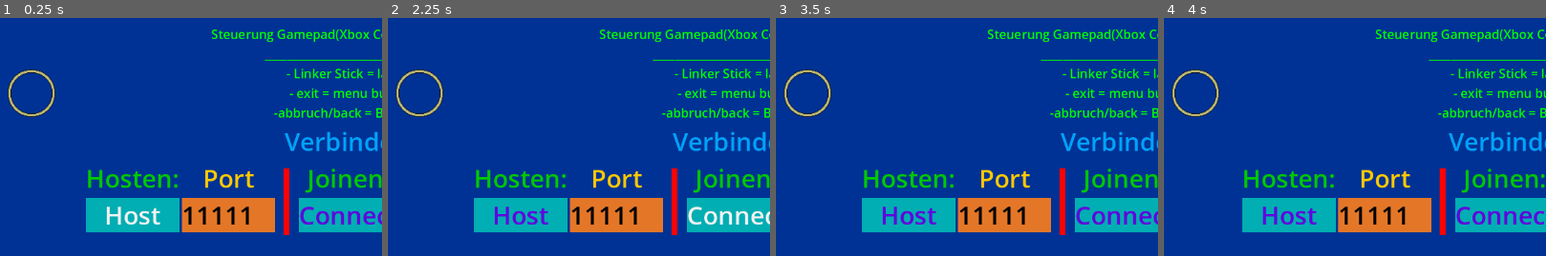
Above: before the commit, frames 1-4 (left to right).
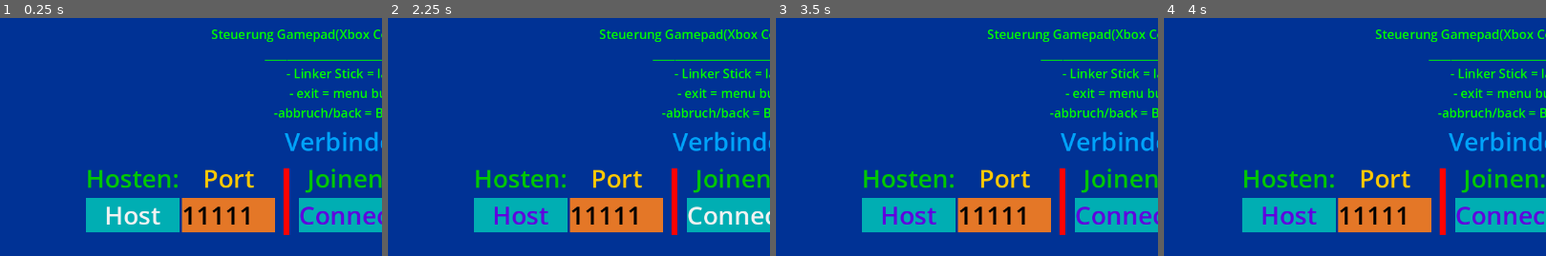
Above: after the commit, the same moments.

Repository: NIK-98/Paint_The_Ground
Game: Godot game, scene res://sceens/main.tscn
Two runs of this game, one before a commit and one after it. Both use one fixed random seed, a clock stepped at 60 frames per second and the inputs below.
Inputs (mouse positions are % of the whole screen's width and height, from its top left):
- Up to frame 1 (0.25 s): no input
- Up to frame 2 (2.25 s): move the mouse to (72, 45) at 0.52 s; hold D (right) 0.53-1.25 s; hold Tab (Info) 0.53-1.25 s; click (72, 45) at 0.67 s; click "Host" at 1.25 s; click "Connect" at 2 s
- Up to frame 3 (3.5 s): move the mouse to (30, 55) at 2.77 s; hold S (down) from 2.78 s (still down); tap Tab (Info) at 2.85 s; click (30, 55) at 2.92 s
- Up to frame 4 (4 s): tap Enter at 3.5 s; move the mouse to (60, 28) at 3.52 s; release S (down) at 3.53 s; hold D (right) from 3.53 s (still down); hold Tab (Info) from 3.53 s (still down); click (60, 28) at 3.67 s
The pictures show only the part of the screen within x 4-54%, y 37-87%; the shares and areas given below are measured in that part.

The runs differ from the first frame. In frame 1, 0.7% of the frame differs, in the area x 2-15%, y 21-42%; in frame 2, 0.7%; in frame 3, 0.7%; in frame 4, 0.7%.

Commit message:
kleinere joystick fehler behoben und joystick optimiert

Diff:
--- a/sceens/joy.tscn
+++ b/sceens/joy.tscn
@@ -1,17 +1,58 @@
-[gd_scene load_steps=4 format=3 uid="uid://c8nb1u01xg65s"]
+[gd_scene load_steps=8 format=3 uid="uid://c8nb1u01xg65s"]
 
 [ext_resource type="Texture2D" uid="uid://b5pfu1bkgxei6" path="res://assets/controll/joy.png" id="1_xhhrx"]
 [ext_resource type="Script" path="res://scripts/joy.gd" id="2_463r8"]
+[ext_resource type="Texture2D" uid="uid://cpwek2amma036" path="res://assets/controll/up.png" id="3_gbchc"]
 [ext_resource type="Texture2D" uid="uid://d22wtuyivljcq" path="res://assets/controll/joydot.png" id="3_vt4s1"]
+[ext_resource type="Texture2D" uid="uid://mawrrovi0n0b" path="res://assets/controll/down.png" id="4_otyq2"]
+[ext_resource type="Texture2D" uid="uid://xwbas18gvier" path="res://assets/controll/right.png" id="5_wllb0"]
+[ext_resource type="Texture2D" uid="uid://bhkeqdlgelvn1" path="res://assets/controll/left.png" id="6_mo5nj"]
 
-[node name="joy" type="TouchScreenButton"]
-position = Vector2(160, 537.143)
+[node name="joy" type="Control"]
+layout_mode = 3
+anchors_preset = 0
+offset_left = -56.0
+offset_top = -56.0
+offset_right = -56.0
+offset_bottom = -56.0
 scale = Vector2(1.78572, 1.78571)
+script = ExtResource("2_463r8")
+
+[node name="Control" type="Control" parent="."]
+anchors_preset = 0
+offset_right = 40.0
+offset_bottom = 40.0
+
+[node name="joy" type="TouchScreenButton" parent="Control"]
+position = Vector2(0, -0.560001)
 texture_normal = ExtResource("1_xhhrx")
 visibility_mode = 1
-script = ExtResource("2_463r8")
 
-[node name="Joy" type="Sprite2D" parent="."]
-position = Vector2(32, 32)
-scale = Vector2(1.6, 1.6)
+[node name="Up" type="Sprite2D" parent="Control"]
+modulate = Color(1, 1, 1, 0.415686)
+position = Vector2(34.0404, -9.66068)
+scale = Vector2(0.494, 0.14)
+texture = ExtResource("3_gbchc")
+
+[node name="Down" type="Sprite2D" parent="Control"]
+modulate = Color(1, 1, 1, 0.415686)
+position = Vector2(32.8004, 73.8996)
+scale = Vector2(0.494, 0.14)
+texture = ExtResource("4_otyq2")
+
+[node name="Right" type="Sprite2D" parent="Control"]
+modulate = Color(1, 1, 1, 0.415686)
+position = Vector2(75.0398, 31.3601)
+scale = Vector2(0.158, 0.48)
+texture = ExtResource("5_wllb0")
+
+[node name="Left" type="Sprite2D" parent="Control"]
+modulate = Color(1, 1, 1, 0.415686)
+position = Vector2(-12.32, 31.36)
+scale = Vector2(0.196, 0.48)
+texture = ExtResource("6_mo5nj")
+
+[node name="Joy" type="Sprite2D" parent="Control"]
+position = Vector2(31.3599, 31.3601)
+scale = Vector2(2.85715, 2.85714)
 texture = ExtResource("3_vt4s1")
--- a/sceens/main.tscn
+++ b/sceens/main.tscn
@@ -1,11 +1,7 @@
-[gd_scene load_steps=25 format=3 uid="uid://cny2f4chevd1r"]
+[gd_scene load_steps=21 format=3 uid="uid://cny2f4chevd1r"]
 
 [ext_resource type="Script" path="res://scripts/main.gd" id="1_jo5ss"]
 [ext_resource type="Script" path="res://scripts/Host.gd" id="2_rf3o8"]
-[ext_resource type="Texture2D" uid="uid://cpwek2amma036" path="res://assets/controll/up.png" id="3_f5dh7"]
-[ext_resource type="Texture2D" uid="uid://mawrrovi0n0b" path="res://assets/controll/down.png" id="4_7tmhu"]
-[ext_resource type="Texture2D" uid="uid://xwbas18gvier" path="res://assets/controll/right.png" id="5_6bpj2"]
-[ext_resource type="Texture2D" uid="uid://bhkeqdlgelvn1" path="res://assets/controll/left.png" id="6_7t78o"]
 [ext_resource type="PackedScene" uid="uid://c8nb1u01xg65s" path="res://sceens/joy.tscn" id="6_oe035"]
 [ext_resource type="Texture2D" uid="uid://b66h85qrle3os" path="res://assets/controll/exit.png" id="7_dpqrl"]
 [ext_resource type="Texture2D" uid="uid://dcv3sqwpfh0ga" path="res://assets/controll/back.png" id="8_40dan"]
@@ -261,30 +257,6 @@
 scale = Vector2(0.7, 0.7)
 transform = Transform2D(0.7, 0, 0, 0.7, 0, 0)
 
-[node name="Up" type="Sprite2D" parent="CanvasLayer"]
-modulate = Color(1, 1, 1, 0.415686)
-position = Vector2(148.571, 514.286)
-scale = Vector2(1, 0.5)
-texture = ExtResource("3_f5dh7")
-
-[node name="Down" type="Sprite2D" parent="CanvasLayer"]
-modulate = Color(1, 1, 1, 0.415686)
-position = Vector2(147.143, 698.572)
-scale = Vector2(1, 0.5)
-texture = ExtResource("4_7tmhu")
-
-[node name="Right" type="Sprite2D" parent="CanvasLayer"]
-modulate = Color(1, 1, 1, 0.415686)
-position = Vector2(241.429, 605.714)
-scale = Vector2(0.5, 1)
-texture = ExtResource("5_6bpj2")
-
-[node name="Left" type="Sprite2D" parent="CanvasLayer"]
-modulate = Color(1, 1, 1, 0.415686)
-position = Vector2(55.7143, 605.714)
-scale = Vector2(0.5, 1)
-texture = ExtResource("6_7t78o")
-
 [node name="Leave" type="TouchScreenButton" parent="CanvasLayer"]
 modulate = Color(1, 1, 1, 0.415686)
 position = Vector2(45.7143, 45.7143)
@@ -310,7 +282,10 @@
 
 [node name="joy" parent="CanvasLayer" instance=ExtResource("6_oe035")]
 modulate = Color(1, 1, 1, 0.788235)
-position = Vector2(91.4286, 548.571)
+offset_left = 91.4286
+offset_top = 548.571
+offset_right = 91.4286
+offset_bottom = 548.571
 
 [connection signal="pressed" from="UI/Panel/CenterContainer/Net/Options/Option1/o1/Host" to="." method="_on_host_pressed"]
 [connection signal="pressed" from="UI/Panel/CenterContainer/Net/Options/Option2/o2/Connect" to="." method="_on_connect_pressed"]
--- a/scripts/PlayerInput.gd
+++ b/scripts/PlayerInput.gd
@@ -20,7 +20,7 @@
 
 		if get_parent().position.y+get_parent().get_node("Color").size.y > Global.Spielfeld_Size.y-get_parent().get_node("Color").size.y:
 			Input.action_release("down")
-		moving()
+		move = Input.get_vector("left","right","up","down")
 
 
 		aktueller_spieler = true
@@ -29,6 +29,19 @@
 
 func moving():
 	if OS.get_name() == "Android" or OS.get_name() == "iOS":
-		move = get_parent().get_parent().get_parent().get_parent().get_parent().get_node("CanvasLayer/joy").get_joystick_dir()
-	else:
-		move = Input.get_vector("left","right","up","down")
+		if get_parent().get_parent().get_parent().get_parent().get_parent().get_node("CanvasLayer/joy").get_joystick_dir().x == 1:
+			Input.action_press("right")
+		else:
+			Input.action_release("right")
+		if get_parent().get_parent().get_parent().get_parent().get_parent().get_node("CanvasLayer/joy").get_joystick_dir().x == -1:
+			Input.action_press("left")
+		else:
+			Input.action_release("left")
+		if get_parent().get_parent().get_parent().get_parent().get_parent().get_node("CanvasLayer/joy").get_joystick_dir().y == 1:
+			Input.action_press("down")
+		else:
+			Input.action_release("down")
+		if get_parent().get_parent().get_parent().get_parent().get_parent().get_node("CanvasLayer/joy").get_joystick_dir().y == -1:
+			Input.action_press("up")
+		else:
+			Input.action_release("up")
--- a/scripts/joy.gd
+++ b/scripts/joy.gd
@@ -1,47 +1,52 @@
-extends TouchScreenButton
+extends Control
 
-@onready var joystick = $Joy
-@onready var up = $"../Up"
-@onready var down = $"../Down"
-@onready var right = $"../Right"
-@onready var left = $"../Left"
+@onready var joystick = $Control/Joy
+@onready var up = $"Control/Up"
+@onready var down = $"Control/Down"
+@onready var right = $"Control/Right"
+@onready var left = $"Control/Left"
+@onready var layer = $"Control"
 
 
 @export var maxLength = 50
 
-var stick_center: Vector2 = texture_normal.get_size() / 2
+@onready var stick_center: Vector2 = get_parent().get_node("joy/Control/joy").texture_normal.get_size() / 2
+@onready var joy_start_position = get_parent().get_node("joy/Control/joy").global_position
 
 var is_touch: bool = false
 
 func _ready():
-	if OS.get_name() == "Android" or OS.get_name() == "iOS":
-		joystick.visible = true
-		up.visible = true
-		down.visible = true
-		right.visible = true
-		left.visible = true
-	else:
-		joystick.visible = false
-		up.visible = false
-		down.visible = false
-		right.visible = false
-		left.visible = false
+	layer.visible = false
 	set_process(false)
 
 
 func _input(event):
 	if event is InputEventScreenTouch:
-		if event.pressed:
-			set_process(true)
-		elif not event.pressed:
-			set_process(false)
-			joystick.position = stick_center
+		if get_parent().get_parent().get_node("Level/level") != null:
+			if event.pressed:
+				set_process(true)
+				var entfernung_stick = abs(joy_start_position-get_global_mouse_position()).length()
+				if entfernung_stick < 500:
+					layer.visible = true
+					is_touch = true
+					global_position = get_global_mouse_position()
+				else:
+					global_position = joy_start_position
+			elif not event.pressed:
+				set_process(false)
+				layer.visible = false
+				is_touch = false
+				joystick.position = stick_center
+				global_position = joy_start_position
 
 
 func _process(_delta):
-	joystick.global_position = get_global_mouse_position()
-	joystick.position = stick_center + (joystick.position - stick_center).limit_length(maxLength)
+	if is_touch:
+		joystick.global_position = get_global_mouse_position()
+		joystick.position = stick_center + (joystick.position - stick_center).limit_length(maxLength)
 
 func get_joystick_dir() -> Vector2:
 	var dir = joystick.position - stick_center
-	return dir.normalized()
+	dir = dir.normalized()
+	dir = round(dir)
+	return dir
--- a/scripts/player.gd
+++ b/scripts/player.gd
@@ -54,6 +54,7 @@
 			get_parent().get_parent().get_node("Timer").start()
 			get_parent().get_parent().get_node("Timerbomb").start()
 		if get_parent().get_parent().get_node("CanvasLayer/Time").visible and not get_parent().get_parent().Time_out:
+			input.moving()
 			velocity = input.move*SPEED
 			move_and_collide(velocity)
 			if (velocity.x != 0 or velocity.y != 0):
